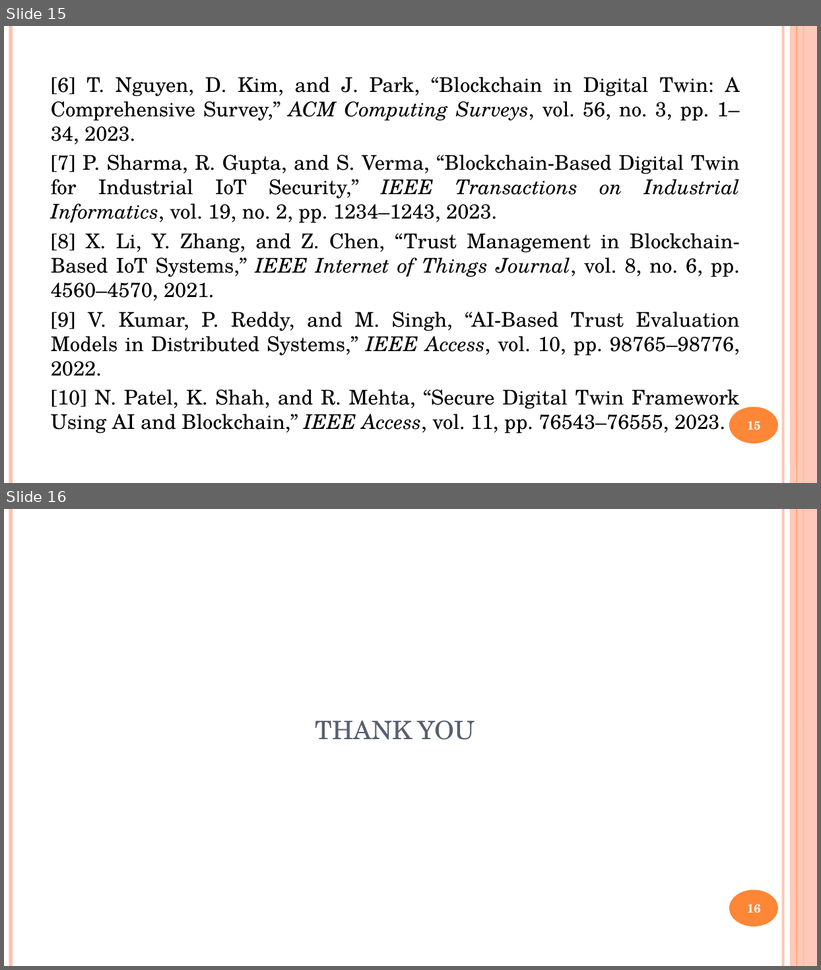
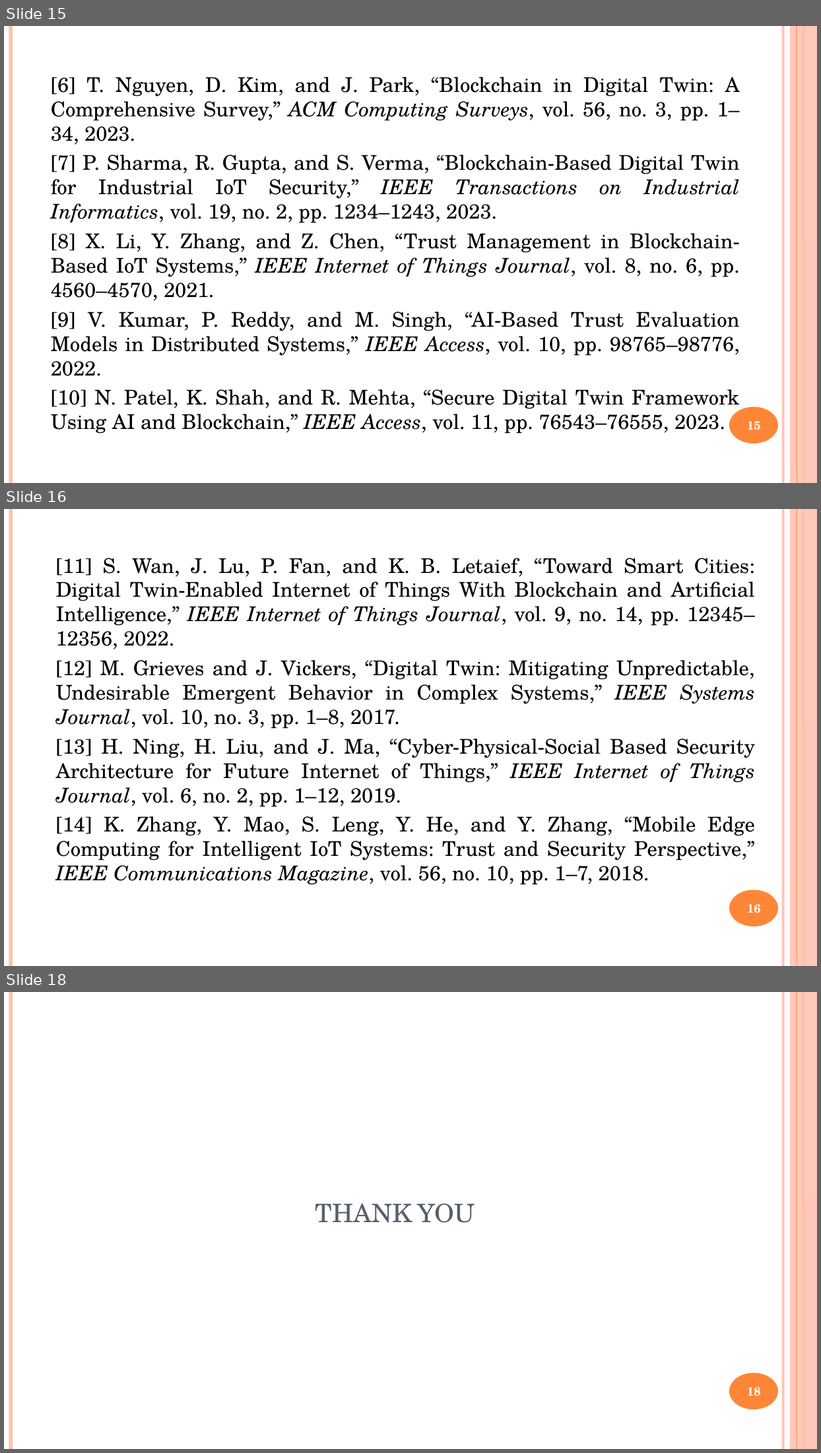
Before and after one commit to parvatiwaladunki/Internship, a slide deck: TS_PPT.pptx. Shown one above the other, each under a label of ours: slides 15 and 16 before the commit, slides 15, 16 and 18 after it; the slides between them are not shown. The pictures are 821x970 and 821x1453 pixels, drawn with LibreOffice and Linux fonts; fonts in the diff are those of the drawing. Boxes give left, top, right and bottom in pixels: in the first picture for what was removed or moved away, otherwise in the second. Text is boxed around its words. In the diff, an @@ line names an element or a change of style, - is before the commit and + after.

```diff
--- a/TS_PPT.pptx
+++ b/TS_PPT.pptx
@@ slide 16 added at (4,509,817,966), background #FFFFFF; not listed: 6 template elements that a slide beside it also shows @@
@@ text added at (56,558,755,885), 24 pt, text #000000 @@
+[11] S. Wan, J. Lu, P. Fan, and K. B. Letaief, “Toward Smart Cities: Digital Twin-Enabled Internet of Things With Blockchain and Artificial Intelligence,” IEEE Internet of Things Journal, vol. 9, no. 14, pp. 12345–12356, 2022.
+[12] M. Grieves and J. Vickers, “Digital Twin: Mitigating Unpredictable, Undesirable Emergent Behavior in Complex Systems,” IEEE Systems Journal, vol. 10, no. 3, pp. 1–8, 2017.
+[13] H. Ning, H. Liu, and J. Ma, “Cyber-Physical-Social Based Security Architecture for Future Internet of Things,” IEEE Internet of Things Journal, vol. 6, no. 2, pp. 1–12, 2019.
+[14] K. Zhang, Y. Mao, S. Leng, Y. He, and Y. Zhang, “Mobile Edge Computing for Intelligent IoT Systems: Trust and Security Perspective,” IEEE Communications Magazine, vol. 56, no. 10, pp. 1–7, 2018.
@@ page number added at (747,904,761,913), 14 pt, text #FFFFFF, bold @@
+16
@@ what was slide 16 is now slide 18 @@
@@ page number at (747,1387,761,1396): text changed @@
-16
+18
```
Also in this commit, not shown: 1 other slide added, 3 other files.
